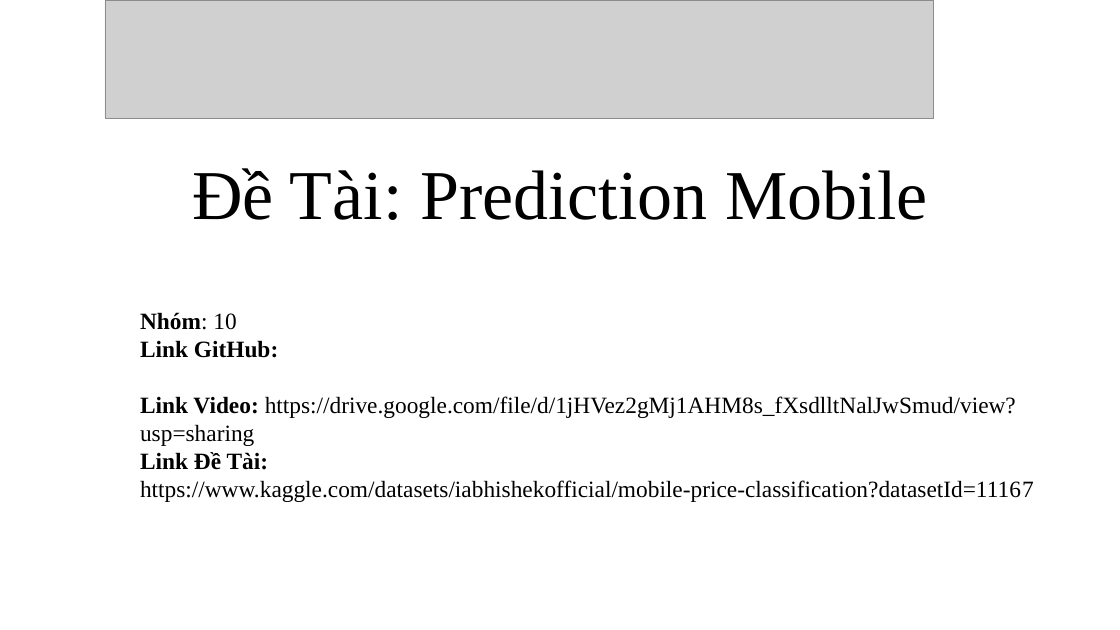
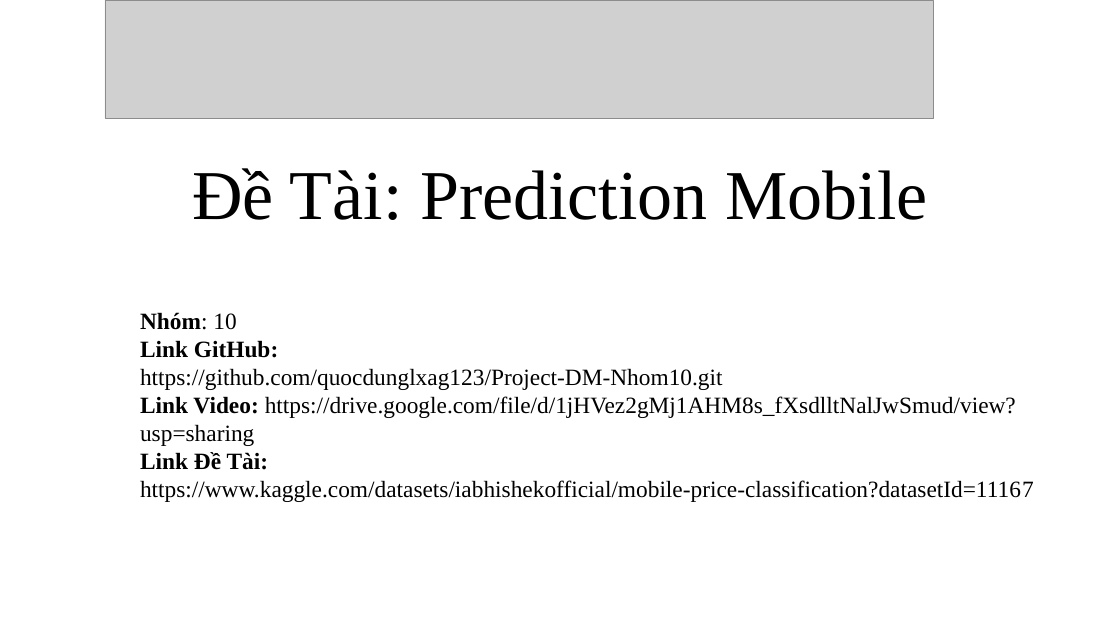
Before and after one commit to quocdunglxag123/Project-DM-Nhom10, a slide deck: slide 1 of Nhom10-report.pptx. Drawn at 1120x630 pixels with LibreOffice and Linux fonts; fonts in the diff are those of the drawing; grey boxes stand for pictures; background and template pictures are left out. Boxes give left, top, right and bottom in pixels: in the first picture for what was removed or moved away, otherwise in the second. Text is boxed around its words. In the diff, an @@ line names an element or a change of style, - is before the commit and + after.

Commit message:
upload report2

```diff
--- a/Nhom10-report.pptx
+++ b/Nhom10-report.pptx
@@ text at [140,368,723,390]: paragraph added @@
+https://github.com/quocdunglxag123/Project-DM-Nhom10.git
```
